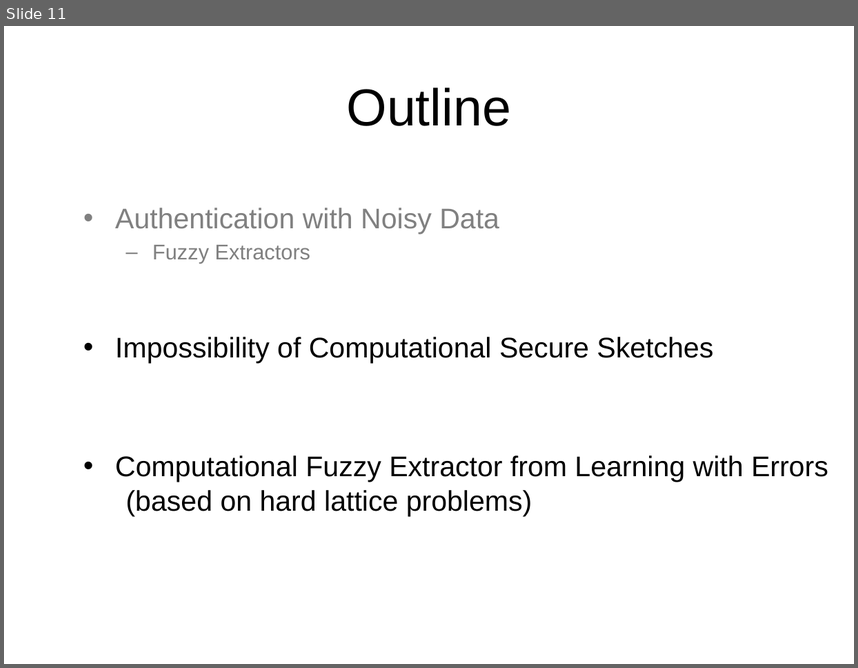
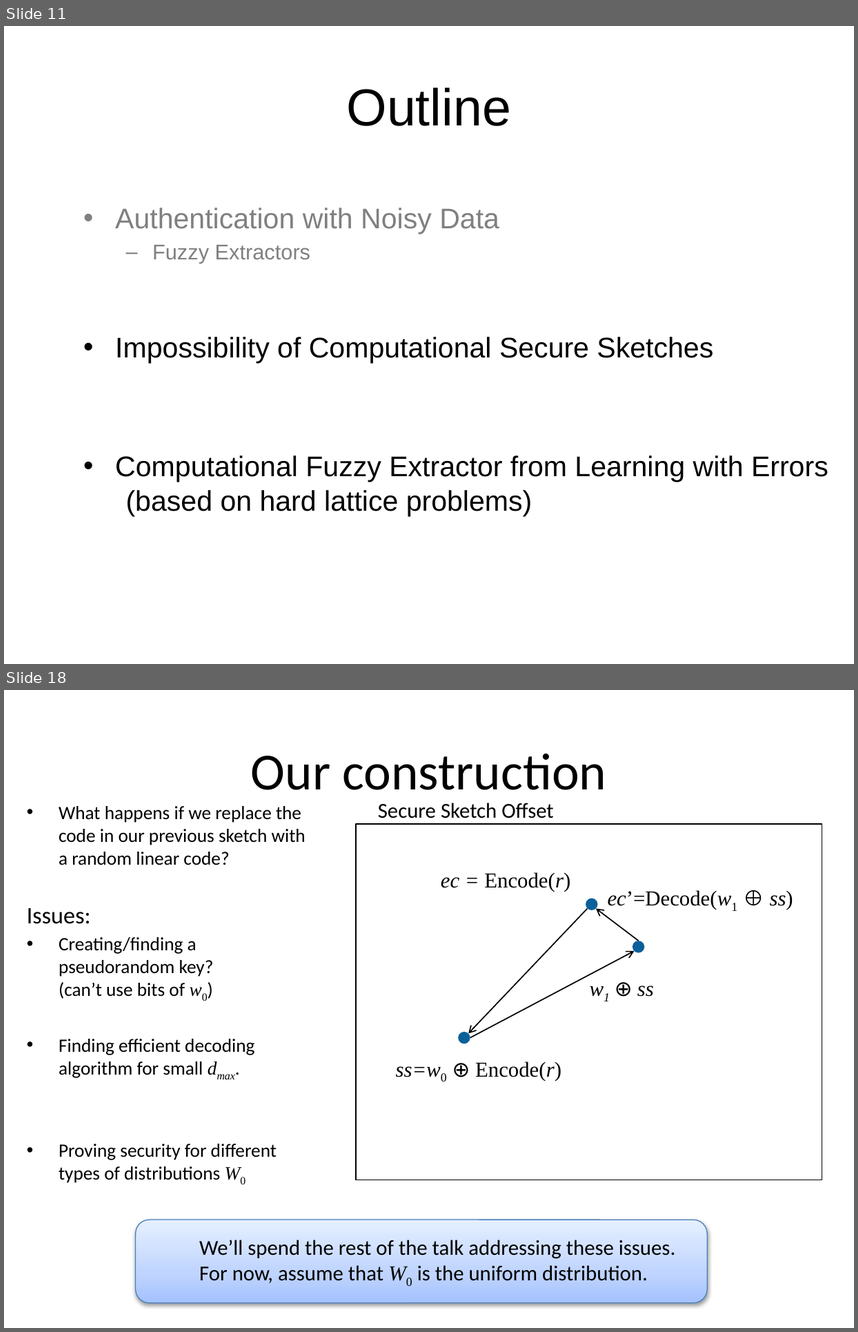
Before and after one commit to xianruimeng/comp-fuzzy-ext, a slide deck: ComputationalFuzzyExtractors.pptx. Shown one above the other, each under a label of ours: slide 11 before the commit, slides 11 and 18 after it; the slides between them are not shown. The pictures are 858x668 and 858x1332 pixels, drawn with LibreOffice and Linux fonts; fonts in the diff are those of the drawing. Boxes give left, top, right and bottom in pixels: in the first picture for what was removed or moved away, otherwise in the second. Text is boxed around its words. In the diff, an @@ line names an element or a change of style, - is before the commit and + after.

```diff
--- a/ComputationalFuzzyExtractors.pptx
+++ b/ComputationalFuzzyExtractors.pptx
@@ slide 18 added at (4,690,854,1328), background #FFFFFF @@
@@ title added at (251,753,606,790), 44 pt, text #000000 @@
+Our construction
@@ text added at (27,806,306,1183), 16 pt, text #000000 @@
+• What happens if we replace the code in our previous sketch with a random linear code?
+Issues:
+• Creating/finding a pseudorandom key?
+  (can’t use bits of w0)
+• Finding efficient decoding algorithm for small dmax.
+• Proving security for different types of distributions W0
@@ text added at (378,802,553,818), 18 pt, text #000000 @@
+Secure Sketch Offset
@@ rectangle added at (356,825,822,1180), outline #000000 1 pt @@
@@ text added at (441,872,570,891), 18 pt, text #000000 @@
+ec = Encode(r)
@@ text added at (608,890,793,909), 18 pt, text #000000 @@
+ec’=Decode(w1 ⊕ ss)
@@ arrow added from (587, 909) to (468, 1034), #000000 1 pt @@
@@ ellipse added at (586,898,597,910), fill #0B609A @@
@@ arrow added from (638, 940) to (595, 909), #000000 1 pt @@
@@ arrow added from (470, 1038) to (634, 951), #000000 1 pt @@
@@ ellipse added at (632,940,644,953), fill #0B609A @@
@@ text added at (637,985,654,996), 18 pt, text #000000, italic @@
+w1 ⊕ ss
@@ ellipse added at (458,1032,470,1044), fill #0B609A @@
@@ text added at (396,1061,562,1081), 18 pt, text #000000 @@
+ss=w0 ⊕ Encode(r)
@@ rounded rectangle added at (136,1220,708,1303), fill gradient #A4C4FF to #BFD4FF to #E6EEFF, outline #4B7EBC 0.75 pt, 18 pt, text #000000 @@
+  We’ll spend the rest of the talk addressing these issues.
+  For now, assume that W0 is the uniform distribution.
```
Also in this commit, not shown: 15 slides changed, 10 other slides added, 1 slide removed.
